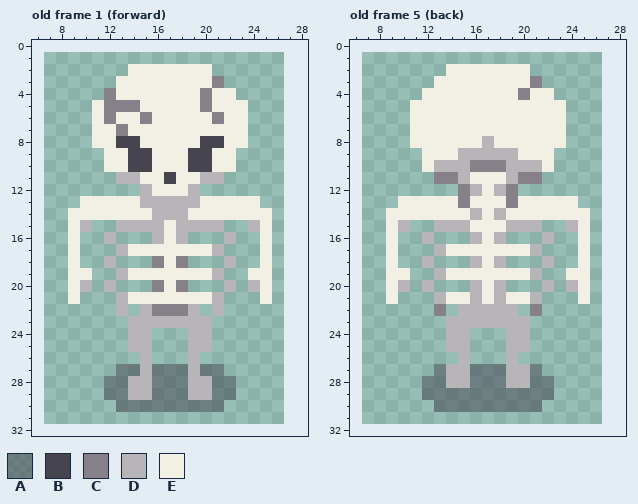
Edited in one commit: pixel-art file (MiniJam-Deception/Sprites/skeleton-basic-enemy.aseprite). The picture above is the old version.
20x31 pixels, 16 frames. Colours within 5 levels of each other are drawn and written as one. Shown: old frame 1 (forward): x 6..28, y 0..32; old frame 5 (back): x 6..28, y 0..32. The old version is drawn lined up with the new one, on the new canvas. The commit also changed other frames, which this record leaves out.
Palette (. is transparent): A #45444f81  B #45444f  C #868188  D #b8b5b9  E #f2f0e5
Pixels before, old frame 1 (forward), first column x 9:
 2 .....EEEEEEE.....
 3 ....EEEEEEEEC....
 4 ...CEEEEEEECEE...
 5 ..ECCCEEEEECEEE..
 6 ..ECEECEEEEECEE..
 7 ..EECEEEEEEEEEE..
 8 ..EEBBEEEEEBBEE..
 9 ...EEBBEEEBBEE...
10 ...EEBBEEEBBEE...
11 ....DDEEBEEDD....
12 ......DEEED......
13 .EEEEEDDDDDEEEEE.
14 EEEEEEEDDDEEEEEEE
15 ED..DDDDEDDDD..DE
16 E..D...DED...D..E
17 E...DEEEEEEED...E
18 E..D...CEC...D..E
19 EE..DEEEEEEED..EE
20 ED.D...CEC...D.DE
21 E...DEEEEEEED...E
22 ....D.DCCCD.D....
23 .....DDDDDDD.....
24 .....DD...DD.....
25 .....DD...DD.....
26 ......D...D......
27 ....AADAAADAA....
28 ...AADDAAADDAA...
29 ...AADDAAADDAA...
30 ....AAAAAAAAA....
Pixels before, old frame 5 (back), first column x 9:
 2 .....EEEEEEE.....
 3 ....EEEEEEEEC....
 4 ...EEEEEEEECEE...
 5 ..EEEEEEEEEEEEE..
 6 ..EEEEEEEEEEEEE..
 7 ..EEEEEEEEEEEEE..
 8 ..EEEEEEDEEEEEE..
 9 ...EEEDDDDDEEE...
10 ...EDDDCCCDDDE...
11 ....CCDEEEDCC....
12 ......CDEDC......
13 .EEEEECEEECEEEEE.
14 EEEEEEEDEDEEEEEEE
15 ED..DDDEEEDDD..DE
16 E..D...DED...D..E
17 E...DEEEEEEED...E
18 E..D...DED...D..E
19 EE..DEEEEEEED..EE
20 ED.D...DED...D.DE
21 E...DEEDEDEED...E
22 ....C.DDDDD.C....
23 .....DDDDDDD.....
24 .....DD...DD.....
25 .....DD...DD.....
26 ......D...D......
27 ....ADDAAADDA....
28 ...AADDAAADDAA...
29 ...AAAAAAAAAAA...
30 ....AAAAAAAAA....
The same view after the edit:
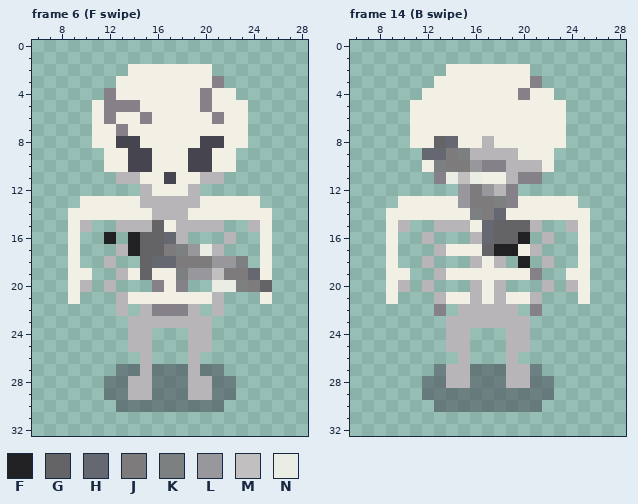
Colours new in this view: F #212123  G #646365  H #656870  J #7d7b7b  K #7d8081  L #97979c  M #c2bfc0  N #eaede4
A new or re-ordered frame is compared with the old frame closest to it.
The exact change:
canvas 20x31 -> 35x33, the old top-left corner now at 7,1
frames 16 -> 36
Frame 6 (F swipe) is new; against old frame 1 (forward):
Colour F now appears in row 16 at x 14.
The author changed colour D to colour F in row 16 at x 12.
The author changed colour E to colour F in row 17 at x 14.
Colour G now appears in row 16 at x 15; in row 18 at x 15.
The author changed colour D to colour G in rows 15 to 16 at x 16.
The author changed colour E to colour G in row 17 at x 15 to 16; in row 19 at x 15; in row 20 at x 25.
The author changed colour C to colour H in row 18 at x 16.
The author changed colour E to colour H in row 16 at x 17; in row 18 at x 17; in row 19 at x 24.
Colour J now appears in row 18 at x 19 to 20; in row 19 at x 22 to 23.
The author changed colour C to colour J in row 18 at x 18.
The author changed colour D to colour J in row 20 at x 24.
The author changed colour E to colour J in row 17 at x 17.
Colour K now appears in row 18 at x 23; in row 20 at x 23.
The author changed colour E to colour K in row 17 at x 18; in row 19 at x 18.
Colour L now appears in row 18 at x 21.
The author changed colour D to colour L in row 18 at x 22.
The author changed colour E to colour L in row 17 at x 19; in row 19 at x 19 to 20.
The author changed colour D to colour M in row 19 at x 21.
Colour N now appears in row 20 at x 21.
The author changed colour D to colour N in row 20 at x 22.
The author changed colour E to colour N in row 17 at x 20.
Frame 14 (B swipe) is new; against old frame 5 (back):
The author changed colour D to colour C in row 19 at x 21.
Colour F now appears in row 16 at x 20; in row 18 at x 20.
The author changed colour E to colour F in row 17 at x 18 to 19.
Colour G now appears in row 16 at x 19.
The author changed colour D to colour G in row 15 at x 19 to 20; in row 16 at x 18.
The author changed colour E to colour G in row 8 at x 13; in row 15 at x 18; in row 17 at x 17.
The author changed colour D to colour H in row 14 at x 18.
The author changed colour E to colour H in row 8 at x 14; in row 9 at x 12 to 13; in rows 15 to 16 at x 17.
The author changed colour D to colour J in row 10 at x 14 to 15; in row 12 at x 16.
The author changed colour E to colour J in row 9 at x 14; in row 13 at x 16 to 17; in row 14 at x 17.
The author changed colour D to colour K in row 9 at x 15; in row 10 at x 13; in row 14 at x 16.
The author changed colour E to colour K in row 13 at x 18.
The author changed colour C to colour L in row 10 at x 16; in rows 12 to 13 at x 15.
The author changed colour E to colour L in row 12 at x 17.
The author changed colour D to colour M in row 11 at x 15.
The author changed colour C to colour N in row 11 at x 14.
The author changed colour E to colour N in row 11 at x 16.
Changed places in both pictures, as pixel boxes (x1, y1, x2, y2):
changed: (104, 220, 272, 292)
changed: (422, 136, 542, 280)
